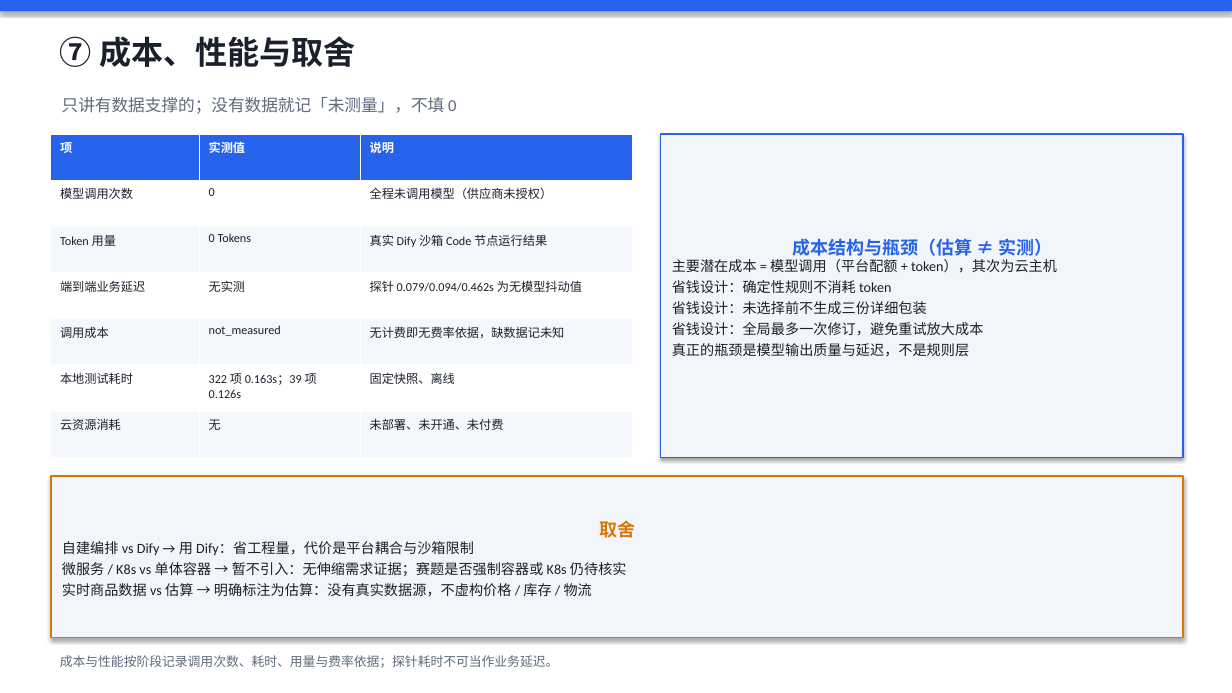
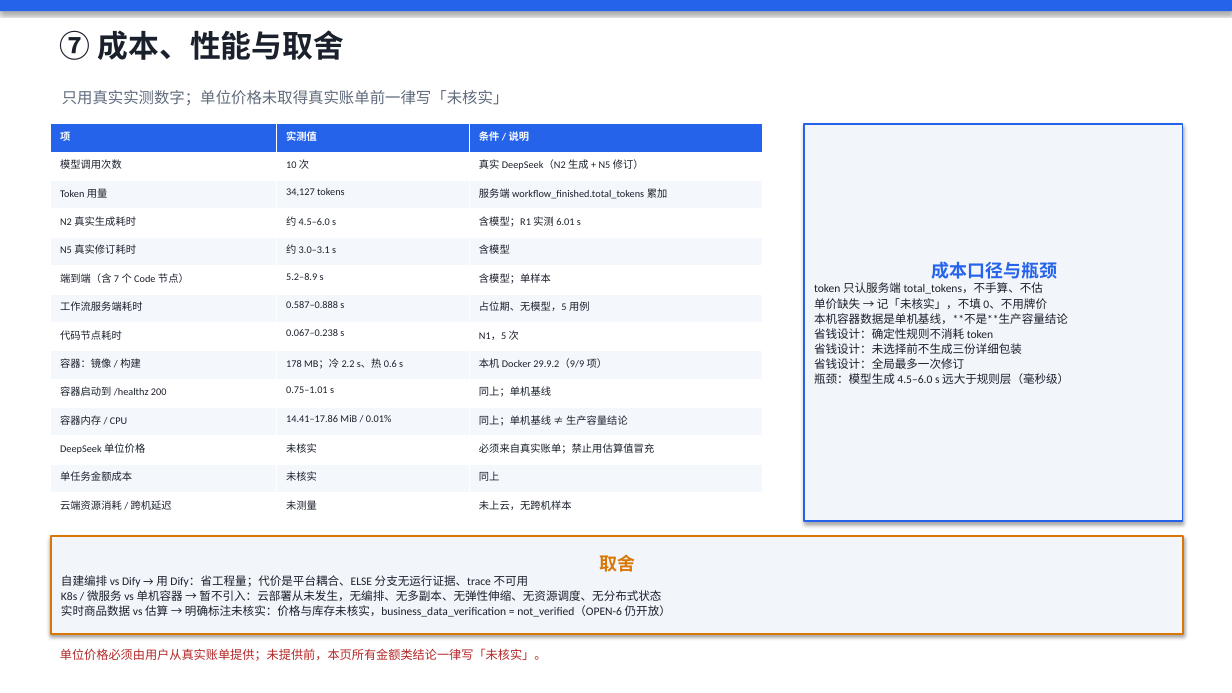
Before and after one commit to sunnyyang0822-stack/GiftWise-AI, a slide deck: slide 7 of docs/competition/答辩PPT-GiftWise.pptx. Drawn at 1232x693 pixels with LibreOffice and Linux fonts; fonts in the diff are those of the drawing. Boxes give left, top, right and bottom in pixels: in the first picture for what was removed or moved away, otherwise in the second. Text is boxed around its words. In the diff, an @@ line names an element or a change of style, - is before the commit and + after.

Commit message:
快照：#9 发布线在途改动（答辩 PPT / 架构图 / 材料清单 / 演示脚本）

```diff
--- a/docs/competition/答辩PPT-GiftWise.pptx
+++ b/docs/competition/答辩PPT-GiftWise.pptx
@@ text "⑦ 成本、性能与取舍" at <box>60,30,344,60</box>: size 25 to 24 pt @@
@@ text at <box>62,90,509,105</box>: text changed; size 13 to 12 pt @@
-只讲有数据支撑的；没有数据就记「未测量」，不填 0
+只用真实实测数字；单位价格未取得真实账单前一律写「未核实」
@@ table at <box>51,124,763,521</box> @@
-row 1: 项 | 实测值 | 说明
-row 2: 模型调用次数 | 0 | 全程未调用模型（供应商未授权）
-row 3: Token 用量 | 0 Tokens | 真实 Dify 沙箱 Code 节点运行结果
-row 4: 端到端业务延迟 | 无实测 | 探针 0.079/0.094/0.462s 为无模型抖动值
-row 5: 调用成本 | not_measured | 无计费即无费率依据，缺数据记未知
-row 6: 本地测试耗时 | 322 项 0.163s；39 项 0.126s | 固定快照、离线
-row 7: 云资源消耗 | 无 | 未部署、未开通、未付费
+row 1: 项 | 实测值 | 条件 / 说明
+row 2: 模型调用次数 | 10 次 | 真实 DeepSeek（N2 生成 + N5 修订）
+row 3: Token 用量 | 34,127 tokens | 服务端 workflow_finished.total_tokens 累加
+row 4: N2 真实生成耗时 | 约 4.5–6.0 s | 含模型；R1 实测 6.01 s
+row 5: N5 真实修订耗时 | 约 3.0–3.1 s | 含模型
+row 6: 端到端（含 7 个 Code 节点） | 5.2–8.9 s | 含模型；单样本
+row 7: 工作流服务端耗时 | 0.587–0.888 s | 占位期、无模型，5 用例
+row 8: 代码节点耗时 | 0.067–0.238 s | N1，5 次
+row 9: 容器：镜像 / 构建 | 178 MB；冷 2.2 s、热 0.6 s | 本机 Docker 29.9.2（9/9 项）
+row 10: 容器启动到 /healthz 200 | 0.75–1.01 s | 同上；单机基线
+row 11: 容器内存 / CPU | 14.41–17.86 MiB / 0.01% | 同上；单机基线 ≠ 生产容量结论
+row 12: DeepSeek 单位价格 | 未核实 | 必须来自真实账单；禁止用估算值冒充
+row 13: 单任务金额成本 | 未核实 | 同上
+row 14: 云端资源消耗 / 跨机延迟 | 未测量 | 未上云，无跨机样本
@@ table: place and size @@
-table at <box>51,134,633,457</box>
+table at <box>51,124,763,521</box>
@@ rectangle "成本口径与瓶颈": place and size @@
-rectangle "成本口径与瓶颈" at <box>661,134,1183,457</box>
+rectangle "成本口径与瓶颈" at <box>804,124,1183,521</box>
@@ text in rectangle at <box>814,261,1068,324</box>: text changed; size 11 to 9 pt @@
-成本结构与瓶颈（估算 ≠ 实测）
-主要潜在成本 = 模型调用（平台配额 + token），其次为云主机
+成本口径与瓶颈
+token 只认服务端 total_tokens，不手算、不估
+单价缺失 → 记「未核实」，不填 0、不用牌价
+本机容器数据是单机基线，**不是**生产容量结论
@@ text in rectangle at <box>814,328,1022,354</box>: size 11 to 9 pt in "省钱设计：确定性规则不消耗 token", "省钱设计：未选择前不生成三份详细包装"; less space between paragraphs @@
@@ text in rectangle at <box>814,358,1069,384</box>: text changed; size 11 to 9 pt @@
-省钱设计：全局最多一次修订，避免重试放大成本
-真正的瓶颈是模型输出质量与延迟，不是规则层
+省钱设计：全局最多一次修订
+瓶颈：模型生成 4.5–6.0 s 远大于规则层（毫秒级）
@@ rectangle "取舍": place and size @@
-rectangle "取舍" at <box>51,476,1183,638</box>
+rectangle "取舍" at <box>51,536,1183,634</box>
@@ text in rectangle at <box>61,575,671,617</box>: text changed; size 11 to 9 pt @@
-自建编排 vs Dify → 用 Dify：省工程量，代价是平台耦合与沙箱限制
-微服务 / K8s vs 单体容器 → 暂不引入：无伸缩需求证据；赛题是否强制容器或 K8s 仍待核实
-实时商品数据 vs 估算 → 明确标注为估算：没有真实数据源，不虚构价格 / 库存 / 物流
+自建编排 vs Dify → 用 Dify：省工程量；代价是平台耦合、ELSE 分支无运行证据、trace 不可用
+K8s / 微服务 vs 单机容器 → 暂不引入：云部署从未发生，无编排、无多副本、无弹性伸缩、无资源调度、无分布式状态
+实时商品数据 vs 估算 → 明确标注未核实：价格与库存未核实，business_data_verification = not_verified（OPEN-6 仍开放）
@@ text at <box>60,648,547,661</box>: text changed; size 10 to 9.5 pt; text colour #606B7C to #B42828 @@
-成本与性能按阶段记录调用次数、耗时、用量与费率依据；探针耗时不可当作业务延迟。
+单位价格必须由用户从真实账单提供；未提供前，本页所有金额类结论一律写「未核实」。
```
Also in this commit, not shown: 5 other slides changed, 2 slides added, 2 slides removed, 4 other files.
